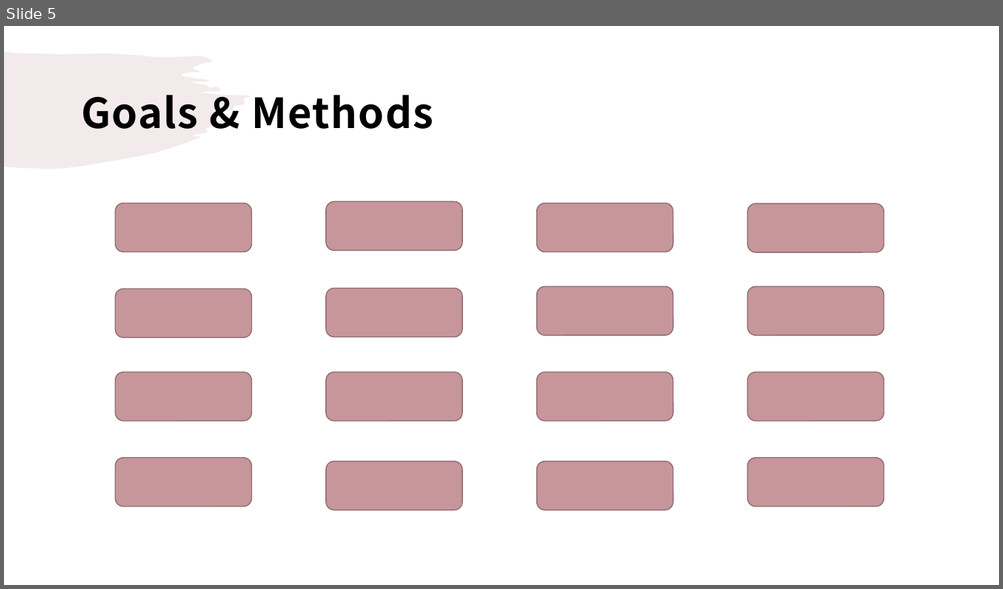
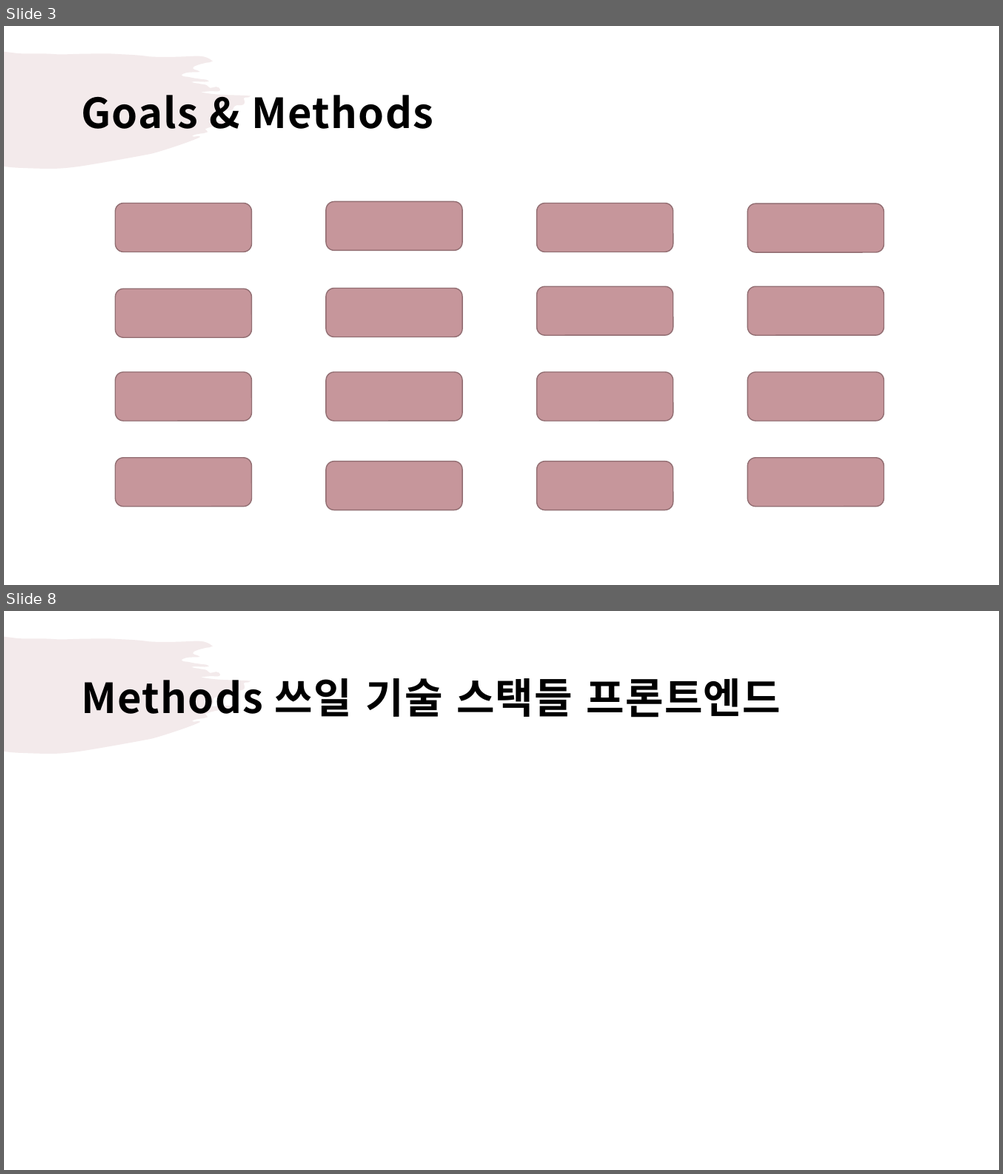
Before and after one commit to droongma/2021spring_41class_team13, a slide deck: 팀플제안서ppt.pptx. Shown one above the other, each under a label of ours: slide 5 before the commit, slides 3 and 8 after it; the slides between them are not shown. The pictures are 1003x589 and 1003x1174 pixels, drawn with LibreOffice and Linux fonts; fonts in the diff are those of the drawing. Boxes give left, top, right and bottom in pixels: in the first picture for what was removed or moved away, otherwise in the second. Text is boxed around its words. In the diff, an @@ line names an element or a change of style, - is before the commit and + after.

Commit message:
황석진 goals / method 작업중

```diff
--- a/팀플제안서ppt.pptx
+++ b/팀플제안서ppt.pptx
@@ slide 8 added at <box>4,611,999,1170</box>, background #FFFFFF; not listed: 1 template element that a slide beside it also shows @@
@@ title added at <box>81,678,781,718</box>, 40 pt, text #000000, bold @@
+Methods 쓰일 기술 스택들 프론트엔드
@@ what was slide 5 is now slide 3 @@
```
Also in this commit, not shown: 5 other slides added, 4 slides removed.
